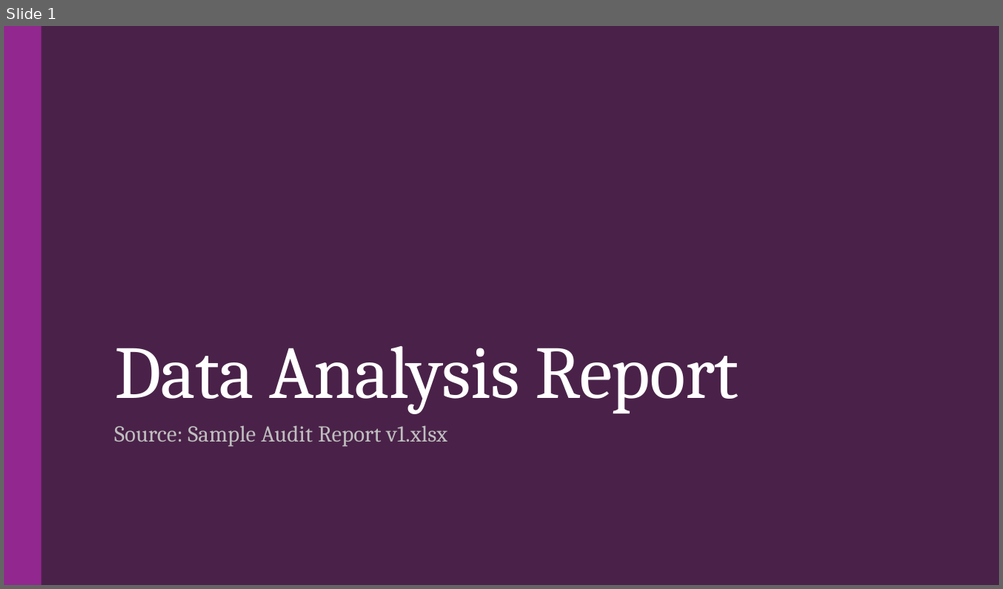
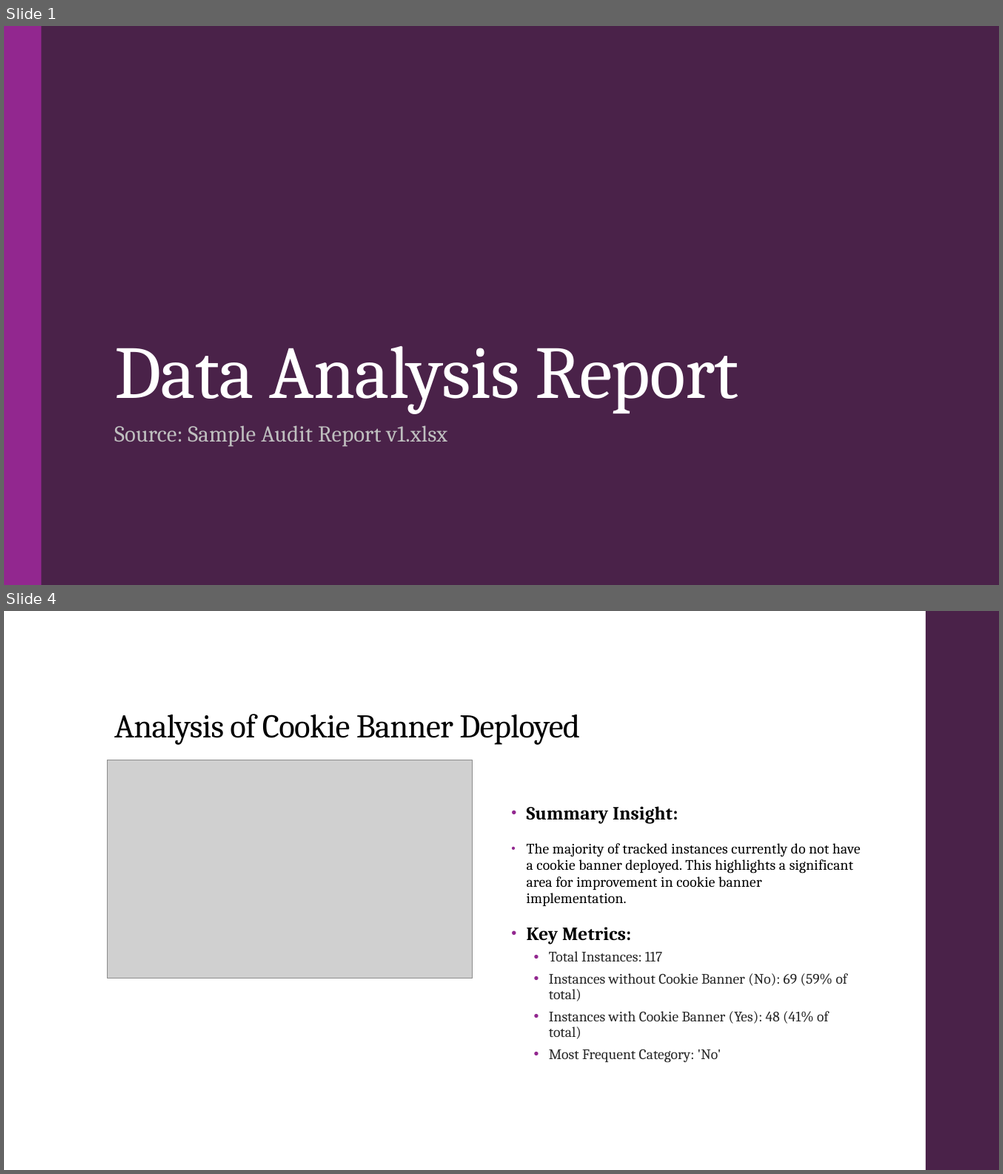
Before and after one commit to droy117/GT_Assignment_PPT_Ex, a slide deck: Debak/Data_Analysis_Report_Report.pptx. Shown one above the other, each under a label of ours: slide 1 before the commit, slides 1 and 4 after it; the slides between them are not shown. The pictures are 1003x589 and 1003x1174 pixels, drawn with LibreOffice and Linux fonts; fonts in the diff are those of the drawing; grey boxes stand for pictures. Boxes give left, top, right and bottom in pixels: in the first picture for what was removed or moved away, otherwise in the second. Text is boxed around its words. In the diff, an @@ line names an element or a change of style, - is before the commit and + after.

Commit message:
add AI insights

```diff
--- a/Debak/Data_Analysis_Report_Report.pptx
+++ b/Debak/Data_Analysis_Report_Report.pptx
@@ slide 4 added at bbox=[4, 611, 999, 1170], background #FFFFFF @@
@@ rectangle added at bbox=[925, 611, 999, 1170], fill #4A2249 @@
@@ title added at bbox=[114, 714, 580, 745], 32 pt, text #000000 @@
+Analysis of Cookie Banner Deployed
@@ picture added at bbox=[107, 760, 472, 979] @@
@@ text added at bbox=[526, 806, 860, 1063], 14 pt, text #000000 @@
+• Summary Insight:
+• The majority of tracked instances currently do not have a cookie banner deployed. This highlights a significant area for improvement in cookie banner implementation.
+• Key Metrics:
+  • Total Instances: 117
+  • Instances without Cookie Banner (No): 69 (59% of total)
+  • Instances with Cookie Banner (Yes): 48 (41% of total)
+  • Most Frequent Category: 'No'
```
Also in this commit, not shown: 3 slides changed, 10 other slides added, 9 slides removed, 6 other files.
